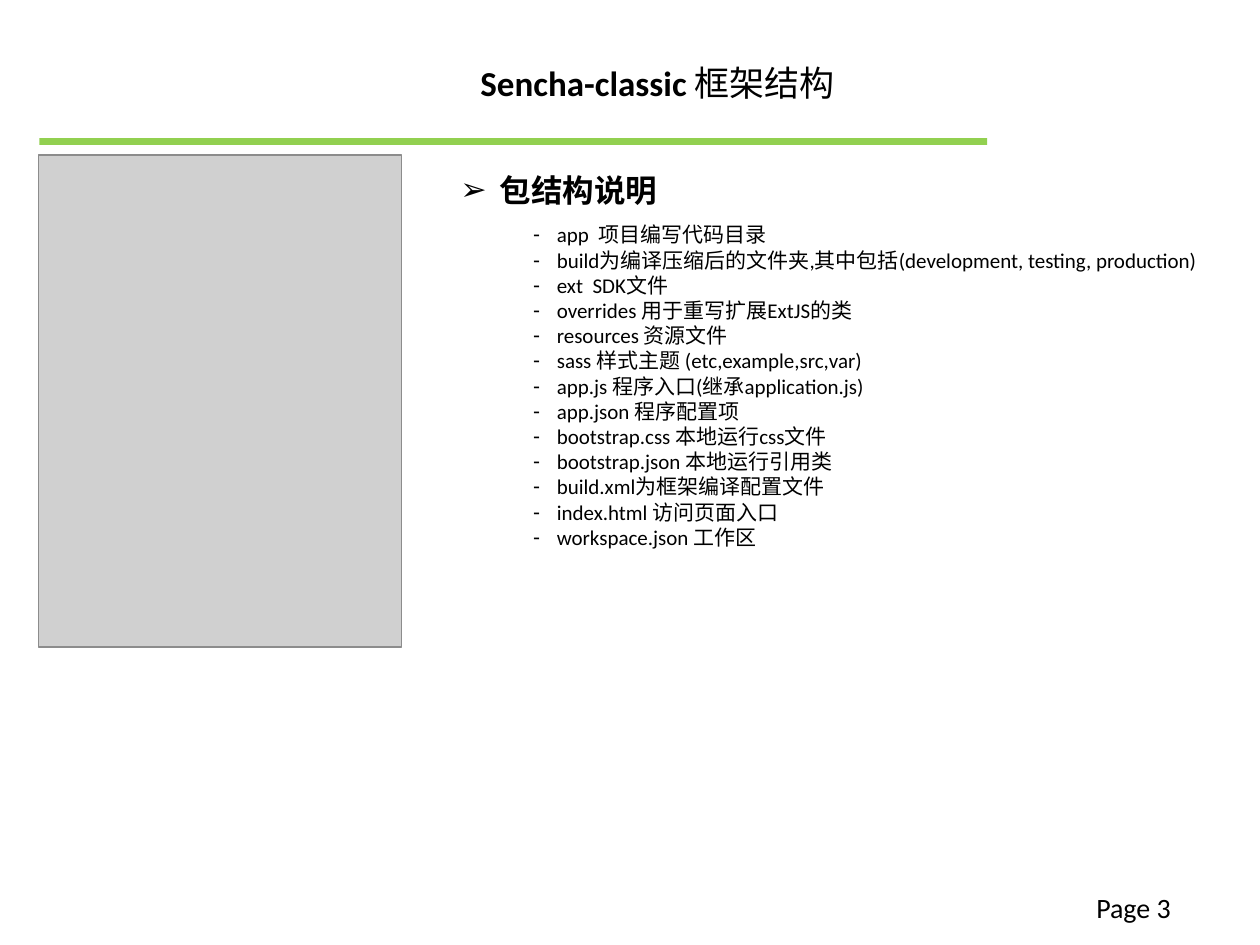
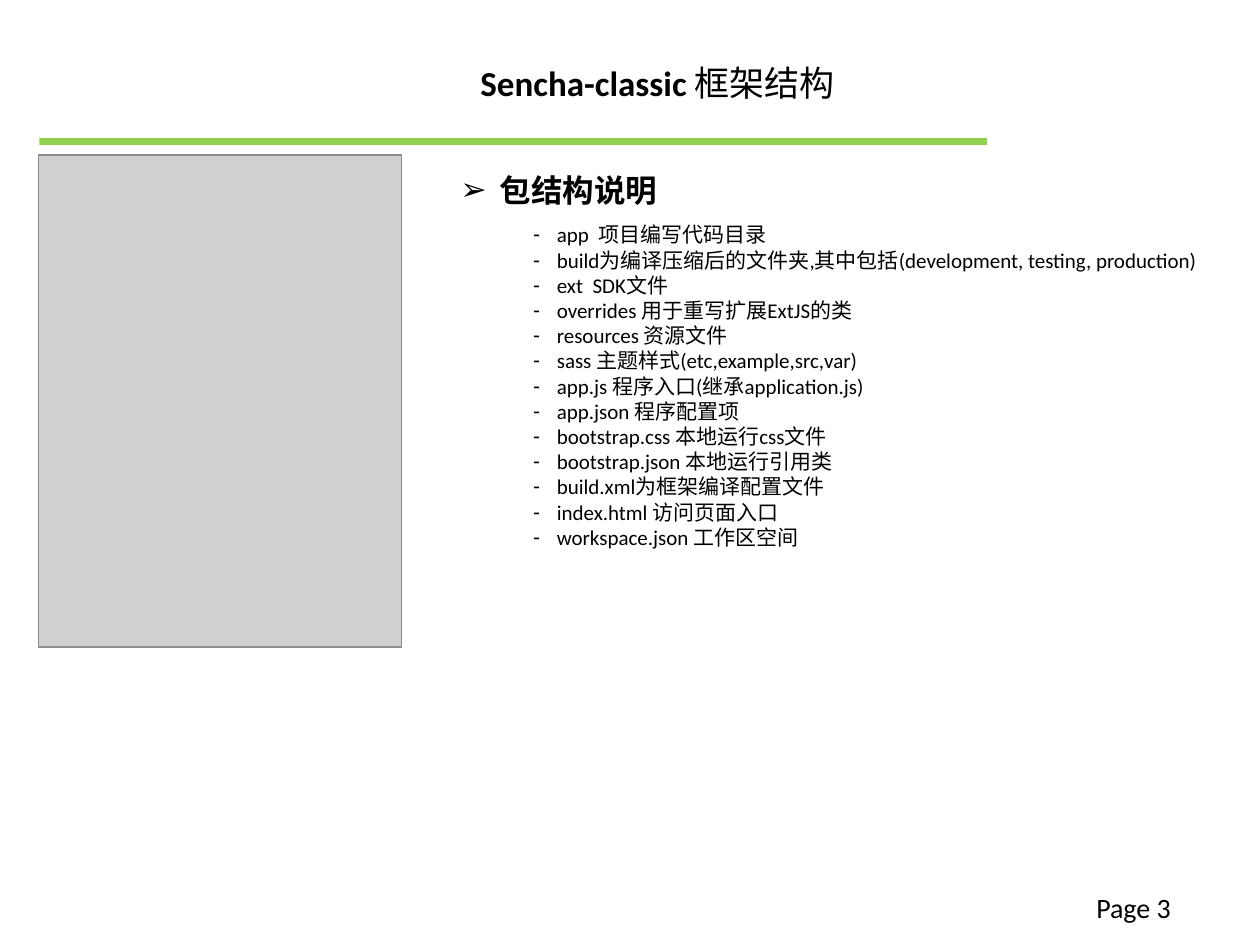
Before and after one commit to jpengsong/sencha-classic, a slide deck: slide 3 of docs/开源实例介绍.pptx. Drawn at 1260x945 pixels with LibreOffice and Linux fonts; fonts in the diff are those of the drawing; grey boxes stand for pictures; background and template pictures are left out. Boxes give left, top, right and bottom in pixels: in the first picture for what was removed or moved away, otherwise in the second. Text is boxed around its words. In the diff, an @@ line names an element or a change of style, - is before the commit and + after.

```diff
--- a/docs/开源实例介绍.pptx
+++ b/docs/开源实例介绍.pptx
@@ text at <box>557,350,857,372</box>: text changed @@
-– sass 样式主题 (etc,example,src,var)
+– sass 主题样式(etc,example,src,var)
@@ text at <box>557,527,798,549</box>: text changed @@
-  – workspace.json 工作区
+  – workspace.json 工作区空间
```
Also in this commit, not shown: 38 other files.
